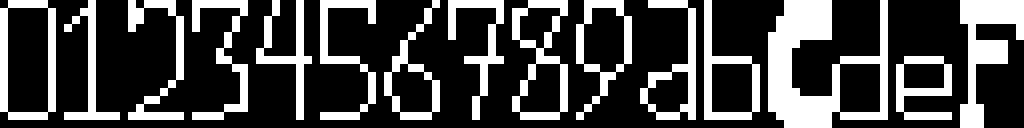
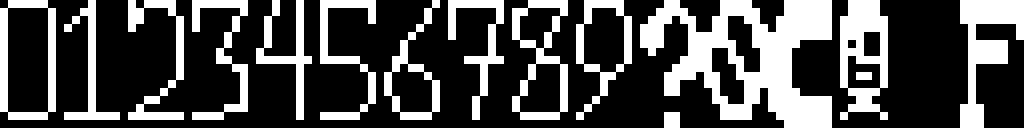
Layer changes from the first 1024×128 image to the second:
painted on "Background" over [640, 0, 952, 128]
